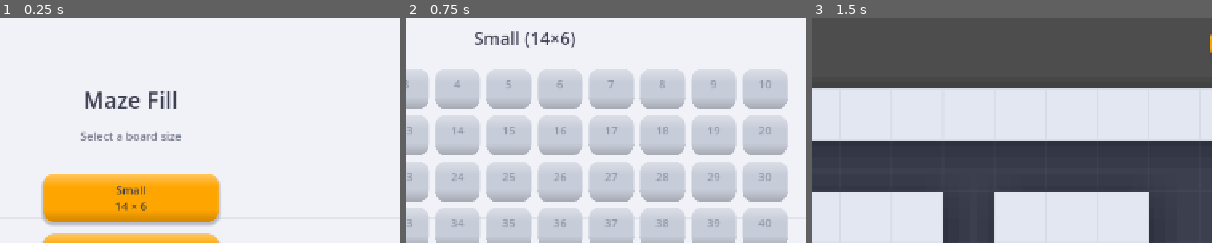
Above: before the commit, frames 1-3 (left to right).
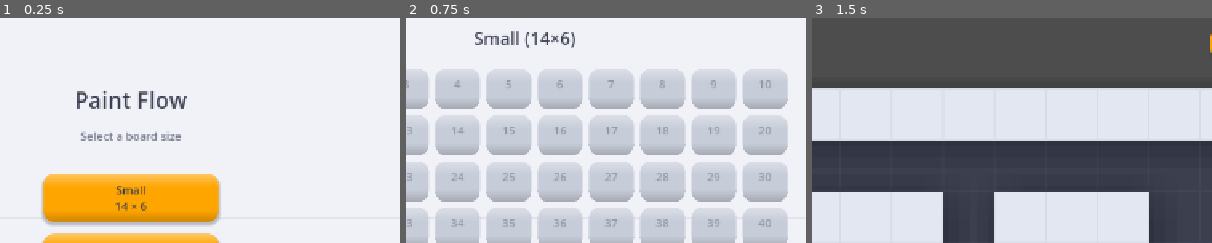
Above: after the commit, the same moments.

Repository: wheelibin/maze-fill
Game: Godot game, scene res://size_select.tscn
Two runs of this game, one before a commit and one after it. Both use one fixed random seed, a clock stepped at 60 frames per second and the inputs below.
Inputs:
- Up to frame 1 (0.25 s): no input
- Up to frame 2 (0.75 s): click "Small 14 × 6" at 0.5 s
- Up to frame 3 (1.5 s): click "1" at 1.25 s
The pictures show only the part of the screen within x 34-84%, y 0-50%; the shares and areas given below are measured in that part.

The runs differ from the first frame. In frame 1, 1.5% of the frame differs, in the area x 19-47%, y 32-41%; in frame 2, nothing differs; in frame 3, nothing differs.

Commit message:
"paint flow"

Diff:
--- a/icon.svg
+++ /dev/null
@@ -1 +0,0 @@
-<svg xmlns="http://www.w3.org/2000/svg" width="128" height="128"><rect width="124" height="124" x="2" y="2" fill="#363d52" stroke="#212532" stroke-width="4" rx="14"/><g fill="#fff" transform="translate(12.322 12.322)scale(.101)"><path d="M105 673v33q407 354 814 0v-33z"/><path fill="#478cbf" d="m105 673 152 14q12 1 15 14l4 67 132 10 8-61q2-11 15-15h162q13 4 15 15l8 61 132-10 4-67q3-13 15-14l152-14V427q30-39 56-81-35-59-83-108-43 20-82 47-40-37-88-64 7-51 8-102-59-28-123-42-26 43-46 89-49-7-98 0-20-46-46-89-64 14-123 42 1 51 8 102-48 27-88 64-39-27-82-47-48 49-83 108 26 42 56 81zm0 33v39c0 276 813 276 814 0v-39l-134 12-5 69q-2 10-14 13l-162 11q-12 0-16-11l-10-65H446l-10 65q-4 11-16 11l-162-11q-12-3-14-13l-5-69z"/><path d="M483 600c0 34 58 34 58 0v-86c0-34-58-34-58 0z"/><circle cx="725" cy="526" r="90"/><circle cx="299" cy="526" r="90"/></g><g fill="#414042" transform="translate(12.322 12.322)scale(.101)"><circle cx="307" cy="532" r="60"/><circle cx="717" cy="532" r="60"/></g></svg>
--- a/project.godot
+++ b/project.godot
@@ -10,10 +10,15 @@
 
 [application]
 
-config/name="Maze Fill"
+config/name="Paint Flow"
 run/main_scene="res://size_select.tscn"
 config/features=PackedStringArray("4.7", "GL Compatibility")
-config/icon="res://icon.svg"
+config/icon="res://icon_1024.png"
+boot_splash/show_image=true
+boot_splash/image="res://splash_landscape_1920x1080.png"
+boot_splash/fullsize=true
+boot_splash/use_filter=true
+boot_splash/bg_color=Color(0.953, 0.949, 0.988, 1)
 
 [autoload]
 
--- a/size_select.tscn
+++ b/size_select.tscn
@@ -35,7 +35,7 @@
 theme_override_font_sizes/font_size = 36
 theme_override_colors/font_color = Color(0.235, 0.247, 0.31, 1)
 horizontal_alignment = 1
-text = "Maze Fill"
+text = "Paint Flow"
 
 [node name="SubtitleLabel" type="Label" parent="CenterContainer/VBoxContainer"]
 layout_mode = 2
Binary file added: icon_1024.png
Not shown, added: icon_1024.png.import
Binary file added: splash_landscape_1920x1080.png
Not shown, changed: splash_landscape_1920x1080.png.import
